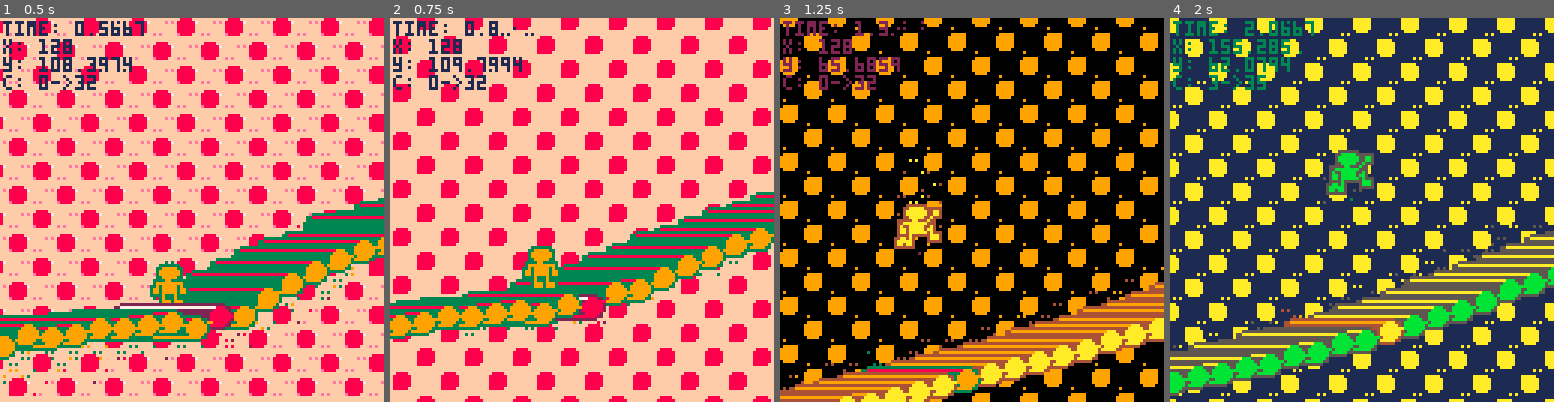
Above: before the commit, frames 1-4 (left to right).
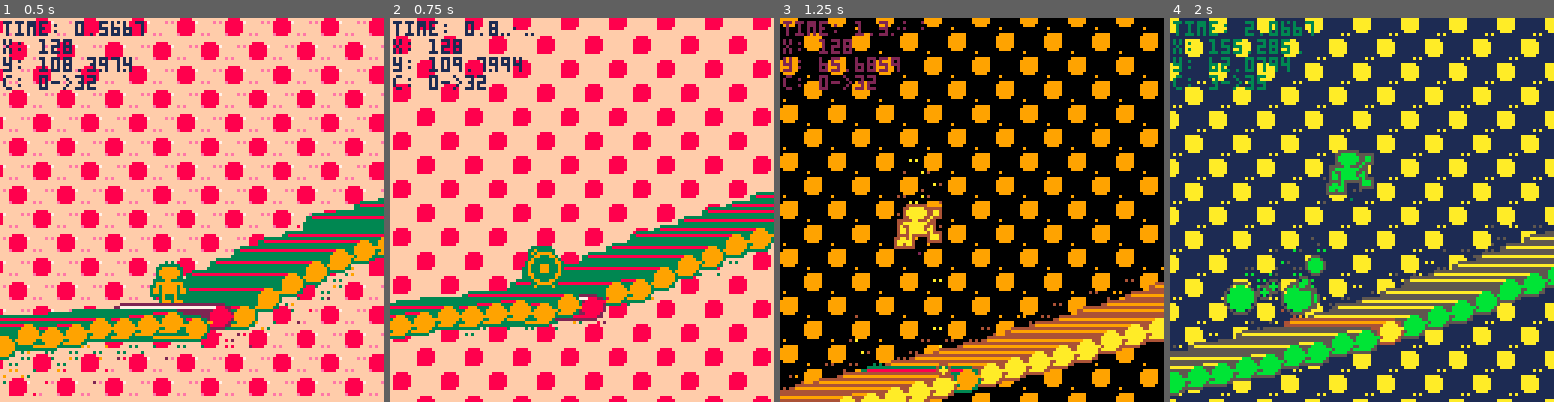
Above: after the commit, the same moments.

Repository: seleb/p8jam2
Game: PICO-8 cartridge bridge.p8
Two runs of this game, one before a commit and one after it. Both use one fixed random seed, a clock stepped at 60 frames per second and the inputs below.
Inputs:
- Up to frame 1 (0.5 s): tap X (X key) at 0.33 s
- Up to frame 2 (0.75 s): tap O (Z key) at 0.7 s
- Up to frame 3 (1.25 s): tap X (X key) at 1.07 s
- Up to frame 4 (2 s): hold Right from 1.6 s (still down); tap O (Z key) at 1.7 s; tap X (X key) at 1.85 s

Frame 1 is identical in both runs. In frame 2, 0.4% of the frame differs, in the area x 35-46%, y 60-71%; in frame 3, 0.2%; in frame 4, 1.8%, in the area x 14-41%, y 57-78%.

Commit message:
particles

Diff:
--- a/bridge.p8
+++ b/bridge.p8
@@ -17,6 +17,8 @@
 chain_start = 16
 chain_len = 256/gap
 chain_end = chain_start+chain_len
+
+parts = {}
 
 function get_chain(x)
  return chain[''..x]
@@ -35,6 +37,20 @@
  link.up  =nil
  link.down=nil
  set_chain(x,link)
+end
+
+function add_part(x,y,vx,vy,r,life,col)
+ local p = {}
+ p.x = x
+ p.y = y
+ p.r = r
+ p.vx = vx
+ p.vy = vy
+ p.life = life
+
+ p.age = life
+ p.col = col
+ add(parts,p)
 end
 
 function _init()
@@ -83,6 +99,20 @@
 
 
 
+function update_parts()
+ for p in all(parts) do
+  p.age -= 1
+  p.vy += gravity
+  p.x += p.vx
+  p.y += p.vy
+
+  -- kill
+  if p.age < 0 then
+   del(parts,p)
+  end
+ end
+end
+
 function update_camera()
  local offsety = -64 - 20
  local offsetx = -64-log_len/2
@@ -96,6 +126,7 @@
 end
 
 function _update()
+ update_parts()
  --local speed = 15
  --local ctrl = flr(chain_len/2)
  --if(btn(2)) chain[ctrl].dv -= speed
@@ -177,6 +208,12 @@
    player.vy = -10
    player.walking = false
    sfx(33,3)
+   --parts
+   for p=1,4 do
+    add_part(player.x-log_len/2,player.y-8,rnd(4)-2,-rnd(4)-4,rnd(5)+1,30,8)
+   end
+
+
   end
  end
 
@@ -308,6 +345,17 @@
  end
 end
 
+function draw_parts()
+ for p in all(parts) do
+  color(p.col)
+  circfill(p.x,p.y,p.r*(p.age/p.life))
+
+  color(p.col-6)
+  circ(p.x,p.y,p.r*(p.age/p.life)+1)
+
+ end
+end
+
 function _draw()
  --cls()
  camera(0,0)
@@ -326,6 +374,8 @@
 	camera(cam.x, cam.y)
 
 	draw_chain()
+
+	draw_parts()
 
  color(0)
  cursor(cam.x+1,cam.y+1)
